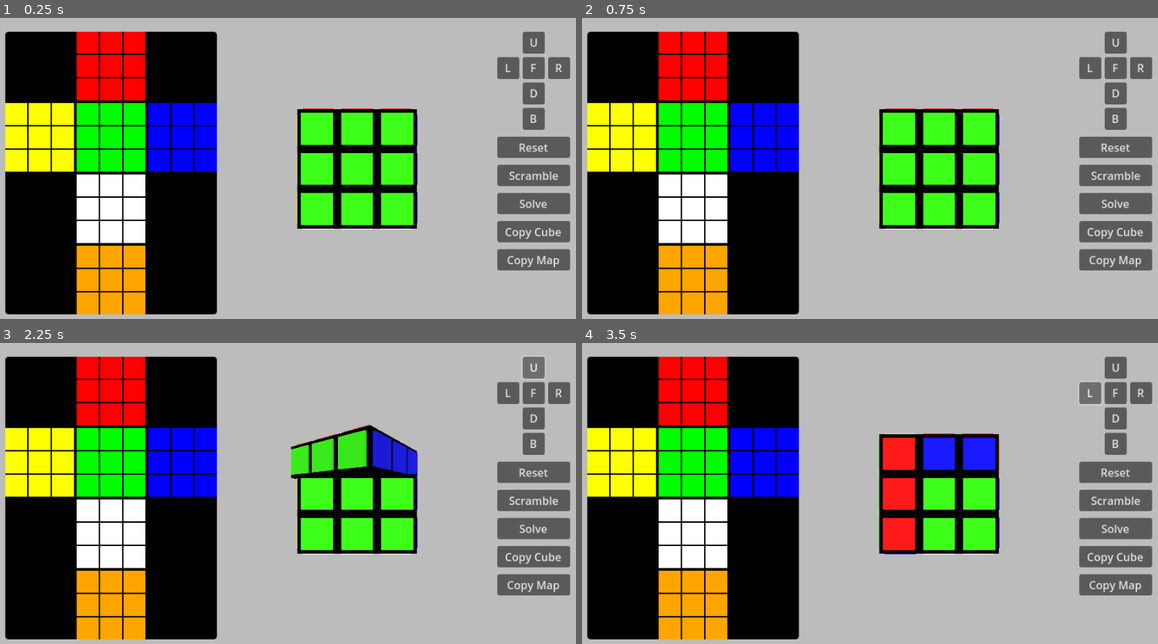
Above: before the commit, frames 1-4 (two rows, left to right).
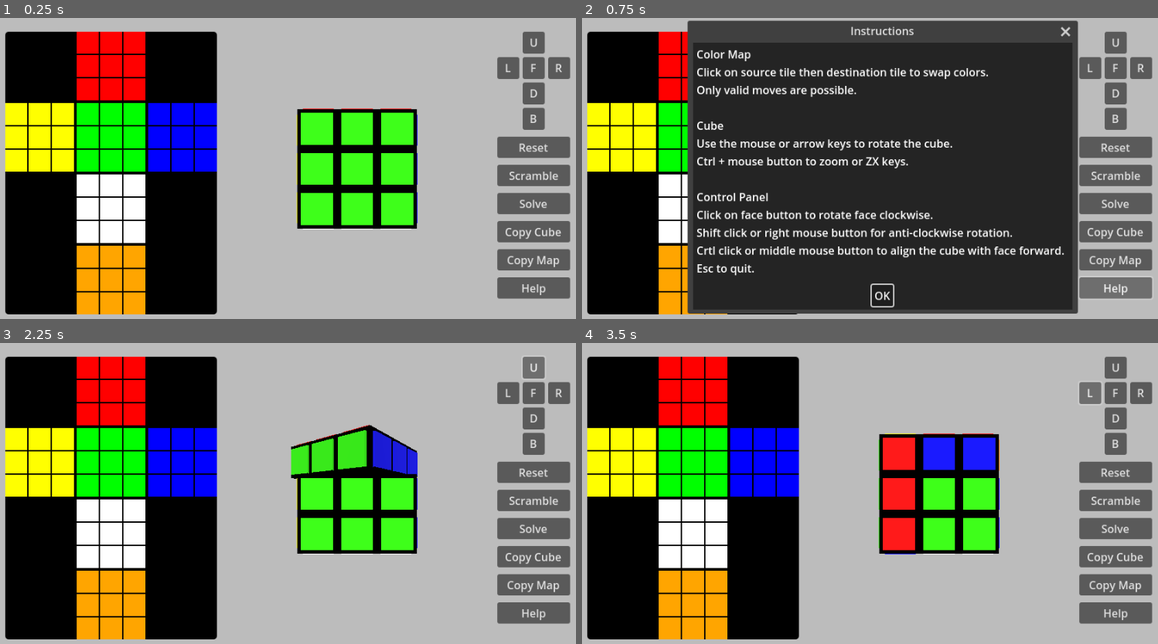
Above: after the commit, the same moments.

Repository: andrew-wilkes/cubic
Game: Godot game, scene res://scenes/main.tscn
Two runs of this game, one before a commit and one after it. Both use one fixed random seed, a clock stepped at 60 frames per second and the inputs below.
Inputs (mouse positions are in pixels of both pictures, inside the frame that each line leads up to):
- Up to frame 1 (0.25 s): no input
- Up to frame 2 (0.75 s): click (1117, 288) at 0.5 s, where only the run after the commit has a clickable "Help"
- Up to frame 3 (2.25 s): click (299, 619) at 1.25 s, where only the run after the commit has a clickable "OK"; click "U" at 2 s
- Up to frame 4 (3.5 s): click "L" at 2.75 s

The runs differ from the first frame. In frame 1, 0.9% of the frame differs, in the area x 86-100%, y 86-94%; in frame 2, 66%, in the area x 18-100%, y 0-99%; in frame 3, 0.9%; in frame 4, 0.9%.

Commit message:
Add help popup

Diff:
--- a/scenes/UI.gd
+++ b/scenes/UI.gd
@@ -17,3 +17,8 @@
 	# Ctrl is used to change the function of buttons to align the cube with a face
 	var ctrl = Input.is_key_pressed(KEY_CTRL) or Input.is_mouse_button_pressed(MOUSE_BUTTON_MIDDLE)
 	emit_signal("button_pressed", bname, shift, ctrl)
+
+
+func _unhandled_input(_event):
+	if Input.is_key_pressed(KEY_ESCAPE):
+		get_tree().quit()
--- a/scenes/main.gd
+++ b/scenes/main.gd
@@ -30,3 +30,5 @@
 			$C/ColorMap.set_corner_colors(bc.get_corner_colors())
 		"CopyMap":
 			bc.apply_map($C/ColorMap.get_data())
+		"Help":
+			$Info.popup_centered()
--- a/scenes/main.tscn
+++ b/scenes/main.tscn
@@ -1,10 +1,17 @@
-[gd_scene load_steps=6 format=3 uid="uid://cs7xrk28v8act"]
+[gd_scene load_steps=7 format=3 uid="uid://cs7xrk28v8act"]
 
 [ext_resource type="Script" path="res://scenes/main.gd" id="1_lbbsj"]
 [ext_resource type="PackedScene" uid="uid://duux08b0j1brq" path="res://scenes/big_cube.tscn" id="2_vrqpa"]
 [ext_resource type="Script" path="res://scenes/orbiting_camera.gd" id="3_imujc"]
 [ext_resource type="Script" path="res://scenes/UI.gd" id="4_g6qdy"]
 [ext_resource type="PackedScene" uid="uid://dfknx5u3yhl8y" path="res://scenes/color_map.tscn" id="5_3m2rh"]
+
+[sub_resource type="StyleBoxFlat" id="StyleBoxFlat_h34t6"]
+content_margin_left = 5.0
+content_margin_top = 5.0
+content_margin_right = 5.0
+content_margin_bottom = 5.0
+bg_color = Color(0.141176, 0.141176, 0.141176, 1)
 
 [node name="Main" type="MarginContainer"]
 theme_override_constants/margin_left = 20
@@ -61,7 +68,7 @@
 [node name="U" type="Button" parent="C/UI/Grid"]
 custom_minimum_size = Vector2(32, 32)
 layout_mode = 2
-button_mask = 3
+button_mask = 7
 text = "U"
 
 [node name="Sp2" type="Control" parent="C/UI/Grid"]
@@ -71,19 +78,19 @@
 [node name="L" type="Button" parent="C/UI/Grid"]
 custom_minimum_size = Vector2(32, 32)
 layout_mode = 2
-button_mask = 3
+button_mask = 7
 text = "L"
 
 [node name="F" type="Button" parent="C/UI/Grid"]
 custom_minimum_size = Vector2(32, 32)
 layout_mode = 2
-button_mask = 3
+button_mask = 7
 text = "F"
 
 [node name="R" type="Button" parent="C/UI/Grid"]
 custom_minimum_size = Vector2(32, 32)
 layout_mode = 2
-button_mask = 3
+button_mask = 7
 text = "R"
 
 [node name="Sp3" type="Control" parent="C/UI/Grid"]
@@ -93,7 +100,7 @@
 [node name="D" type="Button" parent="C/UI/Grid"]
 custom_minimum_size = Vector2(32, 32)
 layout_mode = 2
-button_mask = 3
+button_mask = 7
 text = "D"
 
 [node name="Sp4" type="Control" parent="C/UI/Grid"]
@@ -107,7 +114,7 @@
 [node name="B" type="Button" parent="C/UI/Grid"]
 custom_minimum_size = Vector2(32, 32)
 layout_mode = 2
-button_mask = 3
+button_mask = 7
 text = "B
 "
 
@@ -130,3 +137,25 @@
 [node name="CopyMap" type="Button" parent="C/UI"]
 layout_mode = 2
 text = "Copy Map"
+
+[node name="Help" type="Button" parent="C/UI"]
+layout_mode = 2
+text = "Help"
+
+[node name="Info" type="AcceptDialog" parent="."]
+title = "Instructions"
+size = Vector2i(552, 389)
+theme_override_styles/panel = SubResource("StyleBoxFlat_h34t6")
+dialog_text = "Color Map
+Click on source tile then destination tile to swap colors.
+Only valid moves are possible.
+
+Cube
+Use the mouse or arrow keys to rotate the cube.
+Ctrl + mouse button to zoom or ZX keys.
+
+Control Panel
+Click on face button to rotate face clockwise.
+Shift click or right mouse button for anti-clockwise rotation.
+Crtl click or middle mouse button to align the cube with face forward.
+Esc to quit."
